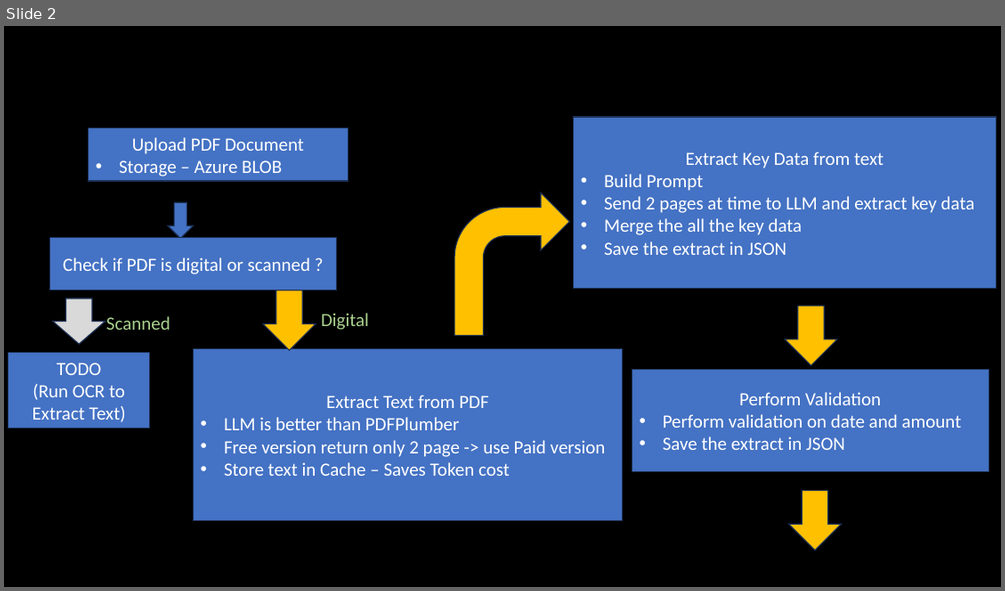
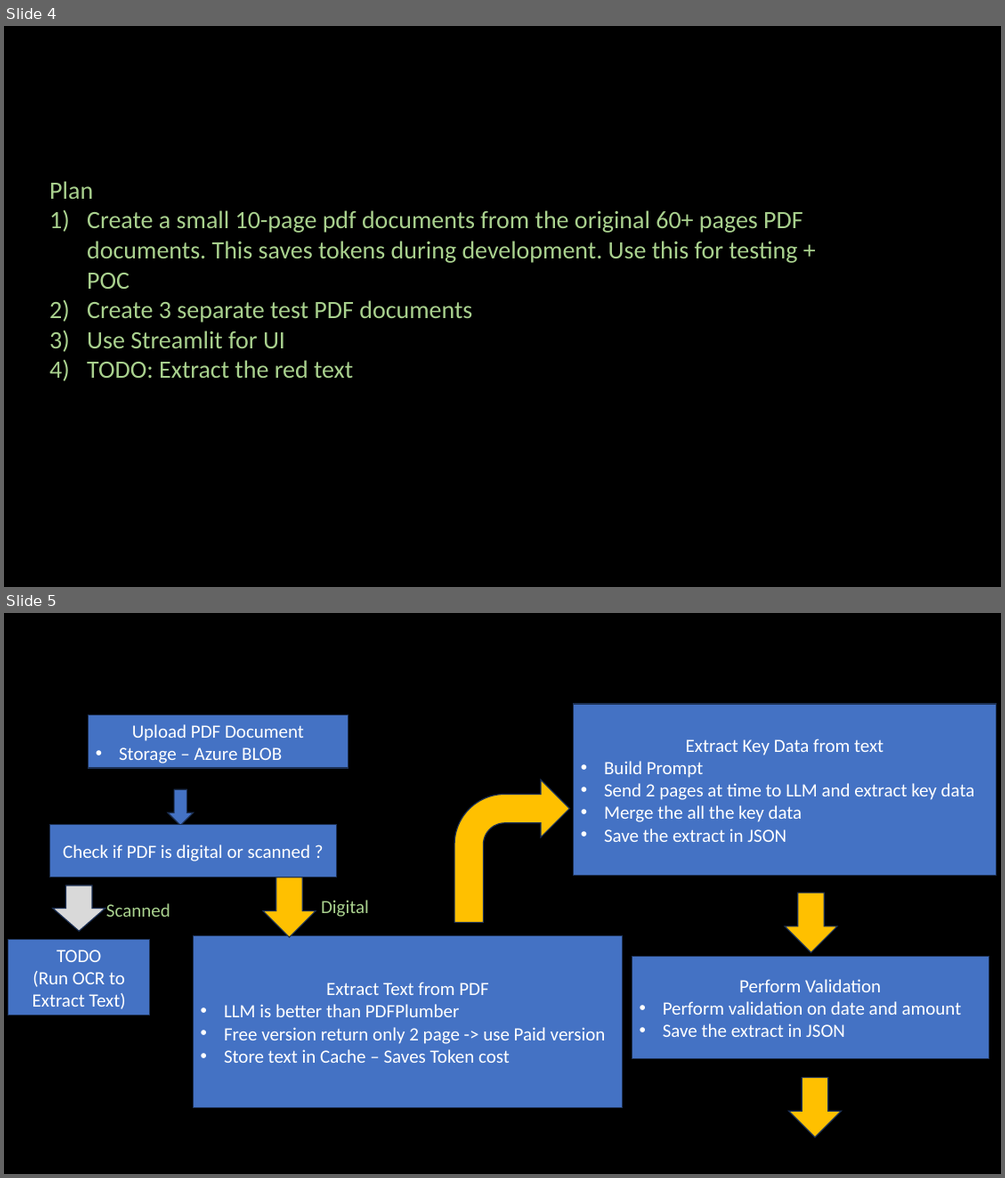
Before and after one commit to ash322ash422/ai_projects, a slide deck: TenderExtractor/notes.pptx. Shown one above the other, each under a label of ours: slide 2 before the commit, slides 4 and 5 after it. The pictures are 1005x591 and 1005x1178 pixels, drawn with LibreOffice and Linux fonts; fonts in the diff are those of the drawing; background and template pictures are left out. Boxes give left, top, right and bottom in pixels: in the first picture for what was removed or moved away, otherwise in the second. Text is boxed around its words. In the diff, an @@ line names an element or a change of style, - is before the commit and + after.

```diff
--- a/TenderExtractor/notes.pptx
+++ b/TenderExtractor/notes.pptx
@@ slide 4 added at [4, 26, 1001, 587], background #000000 @@
@@ text added at [49, 181, 803, 378], 24 pt, text #A9D18E @@
+Plan
+1) Create a small 10-page pdf documents from the original 60+ pages PDF documents. This saves tokens during development. Use this for testing + POC
+2) Create 3 separate test PDF documents
+3) Use Streamlit for UI
+4) TODO: Extract the red text
@@ what was slide 2 is now slide 5 @@
```
Also in this commit, not shown: 3 other slides added, 1 slide removed, 57 other files.
